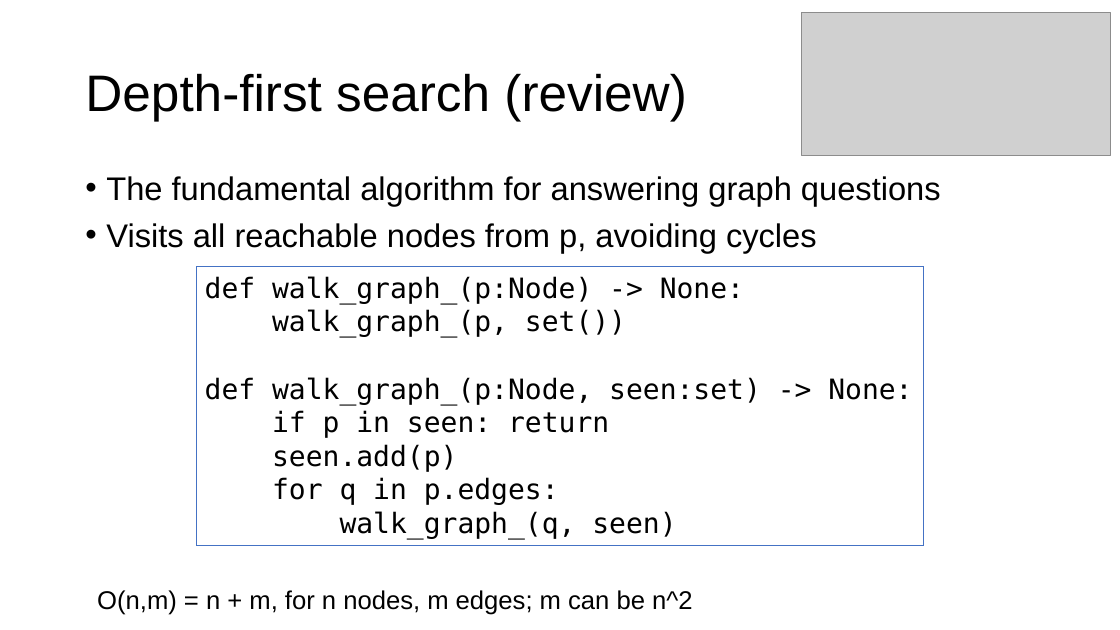
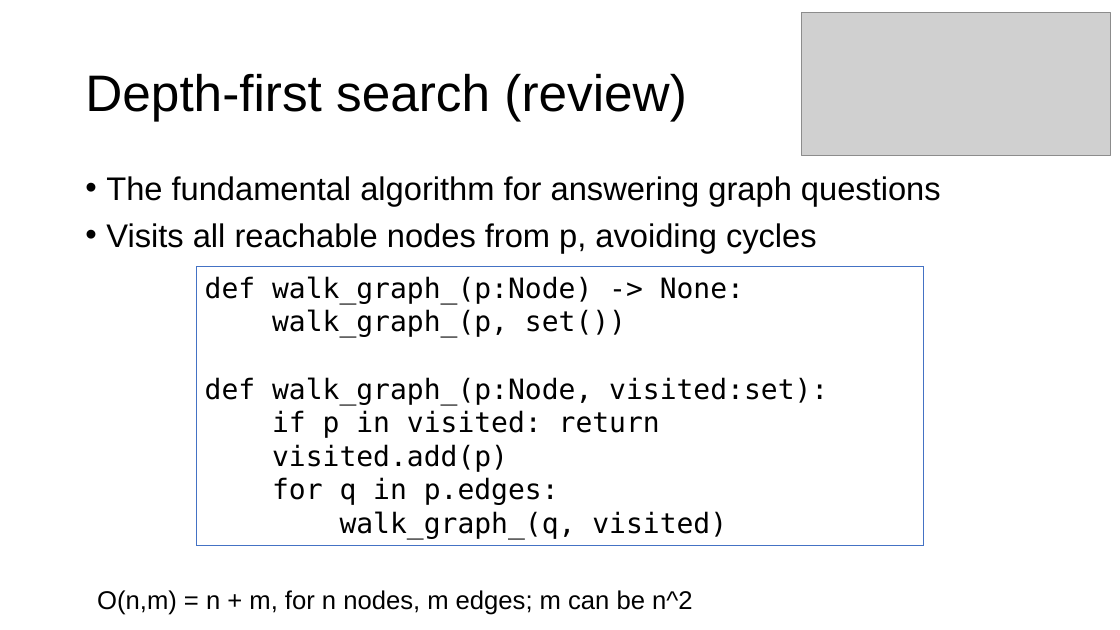
Before and after one commit to parrt/msds689, a slide deck: slide 8 of notes/graphs.pptx (slide 7 before the commit). Drawn at 1120x630 pixels with LibreOffice and Linux fonts; fonts in the diff are those of the drawing; grey boxes stand for pictures; background and template pictures are left out. Boxes give left, top, right and bottom in pixels: in the first picture for what was removed or moved away, otherwise in the second. Text is boxed around its words. In the diff, an @@ line names an element or a change of style, - is before the commit and + after.

```diff
--- a/notes/graphs.pptx
+++ b/notes/graphs.pptx
@@ text in rectangle at (205, 377, 828, 472): text changed @@
-def walk_graph_(p:Node, seen:set) -> None:
-if p in seen: return
-seen.add(p)
+def walk_graph_(p:Node, visited:set):
+if p in visited: return
+visited.add(p)
@@ text in rectangle at (340, 511, 727, 539): text changed @@
-walk_graph_(q, seen)
+walk_graph_(q, visited)
```
Also in this commit, not shown: 3 other slides changed, 3 slides added, 2 other files.
